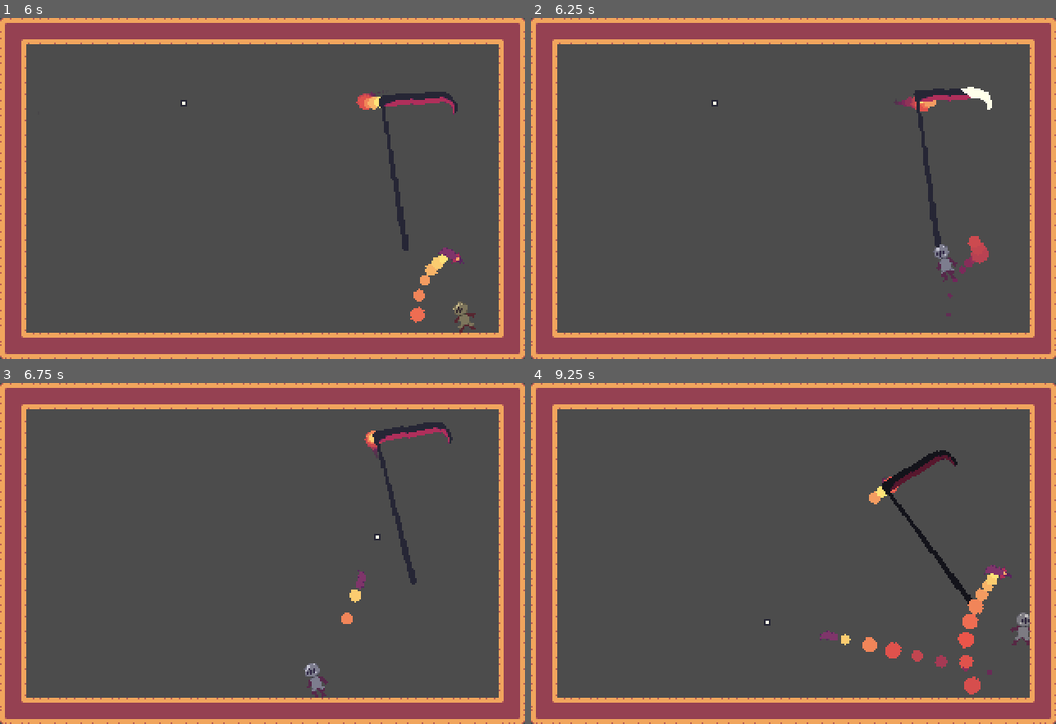
Above: before the commit, frames 1-4 (two rows, left to right).
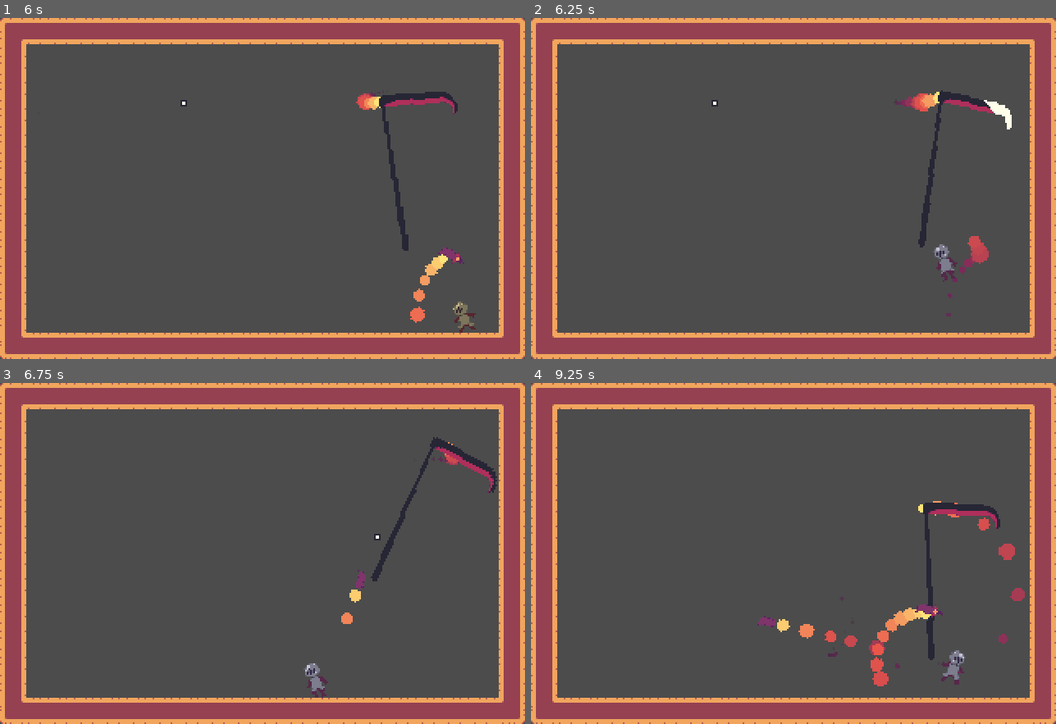
Above: after the commit, the same moments.

Repository: LordOfCheese1/DeathByDeath
Game: Godot game, scene res://Scenes/Testing.tscn
Same seed, same stepped clock (60 frames per second), same inputs: the game is played once before the commit and once after it.
Inputs (mouse positions are in pixels of both pictures, inside the frame that each line leads up to):
- Up to frame 1 (6 s): move the mouse to (378, 171) at 0.52 s; hold Right (ui_right) 0.53-2.03 s; click (378, 171) at 0.6 s; tap Z (jump) at 0.77, 1.52, 3.02, 3.77, 4.52 s; move the mouse to (157, 205) at 1.27 s; click (157, 205) at 1.35 s; move the mouse to (315, 113) at 2.02 s; hold Left (ui_left) 2.03-2.78 s; right-click (315, 113) at 2.1 s; click (315, 113) at 2.3 s; move the mouse to (236, 256) at 2.77 s; hold Right (ui_right) 2.78-4.28 s; click (236, 256) at 2.85 s; move the mouse to (420, 239) at 3.52 s; click (420, 239) at 3.6 s; move the mouse to (105, 137) at 4.27 s; hold Left (ui_left) 4.28-5.03 s; right-click (105, 137) at 4.35 s; click (105, 137) at 4.55 s; move the mouse to (288, 188) at 5.02 s; hold Right (ui_right) 5.03-5.78 s; click (288, 188) at 5.1 s; move the mouse to (183, 103) at 5.77 s; hold Left (ui_left) from 5.78 s (still down); click (183, 103) at 5.85 s
- Up to frame 2 (6.25 s): keep holding Left (ui_left); tap Z (jump) at 6.02 s
- Up to frame 3 (6.75 s): keep holding Left (ui_left); move the mouse to (378, 536) at 6.52 s; right-click (378, 536) at 6.6 s
- Up to frame 4 (9.25 s): tap Z (jump) at 6.77, 7.52, 9.02 s; click (909, 536) at 6.8 s; move the mouse to (688, 570) at 7.27 s; release Left (ui_left) at 7.28 s; hold Right (ui_right) from 7.28 s (still down); click (688, 570) at 7.35 s; move the mouse to (846, 478) at 8.02 s; click (846, 478) at 8.1 s; move the mouse to (767, 621) at 8.77 s; right-click (767, 621) at 8.85 s; click (767, 621) at 9.05 s

Frame 1 is identical in both runs. In frame 2, 1.5% of the frame differs, in the area x 72-92%, y 20-68%; in frame 3, 1.9%; in frame 4, 4.9%, in the area x 43-95%, y 19-92%.

Commit message:
Updated animations because piellow
Can't you just be happy now, Piellow?

Diff:
--- a/Prefabs/Entities/Morscyt/Morscyt.gd
+++ b/Prefabs/Entities/Morscyt/Morscyt.gd
@@ -11,7 +11,7 @@
 
 
 func _ready():
-	$Attackbox.add_to_group("enemy")
+	$Visuals/Scythe/Attackbox.add_to_group("enemy")
 	$Visuals/Scythe/Hitbox.add_to_group("enemy")
 	$Visuals/Scythe/ParticleSpawner.spawn_at = get_parent()
 
@@ -47,9 +47,9 @@
 		regular_moving = false
 		dash.y = ((Values.player.position.y - 80) - position.y) / 80
 		$AnimationPlayer.play("Attack1")
-		yield(get_tree().create_timer(0.6, false), "timeout")
-		dash.y = ((Values.player.position.y - 32) - position.y) / 64
-		yield(get_tree().create_timer(1.21, false), "timeout")
+		yield(get_tree().create_timer(0.7, false), "timeout")
+		dash.y = ((Values.player.position.y - 32) - position.y) / 16
+		yield(get_tree().create_timer(1.81, false), "timeout")
 		is_attacking = false
 		regular_moving = true
 		dash = Vector2(0, 0)
--- a/Prefabs/Entities/Morscyt/Morscyt.tscn
+++ b/Prefabs/Entities/Morscyt/Morscyt.tscn
@@ -41,18 +41,24 @@
 [sub_resource type="RectangleShape2D" id=10]
 extents = Vector2( 21.2538, 3.80705 )
 
+[sub_resource type="RectangleShape2D" id=17]
+extents = Vector2( 21.0105, 3.99435 )
+
+[sub_resource type="RectangleShape2D" id=18]
+extents = Vector2( 48, 1.5 )
+
 [sub_resource type="Animation" id=2]
 resource_name = "Attack1"
-length = 1.8
-tracks/0/type = "value"
-tracks/0/path = NodePath("Visuals/Scythe:rotation_degrees")
-tracks/0/interp = 1
-tracks/0/loop_wrap = true
-tracks/0/imported = false
-tracks/0/enabled = true
-tracks/0/keys = {
-"times": PoolRealArray( 0, 0.6, 0.9, 1.3, 1.5, 1.8 ),
-"transitions": PoolRealArray( 0.3, 0.3, 0.25, 0.3, 0.2, 1 ),
+length = 2.5
+tracks/0/type = "value"
+tracks/0/path = NodePath("Visuals/Scythe:rotation_degrees")
+tracks/0/interp = 1
+tracks/0/loop_wrap = true
+tracks/0/imported = false
+tracks/0/enabled = true
+tracks/0/keys = {
+"times": PoolRealArray( 0, 0.7, 1.1, 1.6, 2.1, 2.5 ),
+"transitions": PoolRealArray( 4, 4, 0.3, 4, 0.4, 4 ),
 "update": 0,
 "values": [ 112.0, 50.0, 300.0, 112.0, 350.0, 112.0 ]
 }
@@ -64,18 +70,18 @@
 tracks/1/enabled = true
 tracks/1/keys = {
 "times": PoolRealArray( 0 ),
-"transitions": PoolRealArray( 1 ),
+"transitions": PoolRealArray( 4 ),
 "update": 0,
 "values": [ Color( 1, 1, 1, 1 ) ]
 }
 tracks/2/type = "value"
-tracks/2/path = NodePath("Attackbox/CollisionShape2D:disabled")
+tracks/2/path = NodePath("Visuals/Scythe/Attackbox/CollisionShape2D:disabled")
 tracks/2/interp = 1
 tracks/2/loop_wrap = true
 tracks/2/imported = false
 tracks/2/enabled = true
 tracks/2/keys = {
-"times": PoolRealArray( 0, 0.7, 0.9, 1, 1.2, 1.4, 1.5, 1.6, 1.7 ),
+"times": PoolRealArray( 0, 1, 1.1, 1.2, 1.4, 1.9, 2.2, 2.3, 2.4 ),
 "transitions": PoolRealArray( 1, 1, 1, 1, 1, 1, 1, 1, 1 ),
 "update": 1,
 "values": [ true, false, true, false, true, false, true, false, true ]
@@ -206,7 +212,7 @@
 "values": [ Color( 1, 1, 1, 1 ), Color( 0, 0, 0, 0 ) ]
 }
 tracks/4/type = "value"
-tracks/4/path = NodePath("Attackbox/CollisionShape2D:disabled")
+tracks/4/path = NodePath("Visuals/Scythe/Attackbox/CollisionShape2D:disabled")
 tracks/4/interp = 1
 tracks/4/loop_wrap = true
 tracks/4/imported = false
@@ -216,6 +222,18 @@
 "transitions": PoolRealArray( 1 ),
 "update": 1,
 "values": [ true ]
+}
+tracks/5/type = "value"
+tracks/5/path = NodePath("Visuals/Scythe:material:shader_param/shine_progress")
+tracks/5/interp = 1
+tracks/5/loop_wrap = true
+tracks/5/imported = false
+tracks/5/enabled = true
+tracks/5/keys = {
+"times": PoolRealArray( 0 ),
+"transitions": PoolRealArray( 1 ),
+"update": 0,
+"values": [ 0.0 ]
 }
 
 [sub_resource type="Animation" id=12]
@@ -277,7 +295,7 @@
 "values": [ -45.0 ]
 }
 tracks/1/type = "value"
-tracks/1/path = NodePath("Attackbox/CollisionShape2D:disabled")
+tracks/1/path = NodePath("Visuals/Scythe/Attackbox/CollisionShape2D:disabled")
 tracks/1/interp = 1
 tracks/1/loop_wrap = true
 tracks/1/imported = false
@@ -329,9 +347,6 @@
 "values": [ 110.0, 360.0 ]
 }
 
-[sub_resource type="CircleShape2D" id=13]
-radius = 41.0122
-
 [node name="Morscyt" type="Node2D"]
 script = ExtResource( 2 )
 
@@ -364,6 +379,25 @@
 
 [node name="BloodSpawner" type="Node2D" parent="Visuals/Scythe"]
 position = Vector2( -20, 52 )
+
+[node name="Attackbox" parent="Visuals/Scythe" instance=ExtResource( 6 )]
+rotation = 0.785398
+ignore = NodePath("../Hitbox")
+damage = 2
+
+[node name="CollisionShape2D" type="CollisionShape2D" parent="Visuals/Scythe/Attackbox"]
+position = Vector2( 25.2741, 50.7259 )
+rotation = -0.785398
+scale = Vector2( 1, 1 )
+shape = SubResource( 17 )
+disabled = true
+
+[node name="CollisionShape2D2" type="CollisionShape2D" parent="Visuals/Scythe/Attackbox"]
+position = Vector2( 7.5, 7.5 )
+rotation = 0.785398
+scale = Vector2( 1, 1 )
+shape = SubResource( 18 )
+disabled = true
 
 [node name="AnimationPlayer" type="AnimationPlayer" parent="."]
 anims/Attack1 = SubResource( 2 )
@@ -377,15 +411,7 @@
 anims/StartAttack3 = SubResource( 6 )
 
 [node name="HealthManager" parent="." instance=ExtResource( 4 )]
-max_health = 44
-
-[node name="Attackbox" parent="." instance=ExtResource( 6 )]
-ignore = NodePath("../Visuals/Scythe/Hitbox")
-damage = 2
-
-[node name="CollisionShape2D" type="CollisionShape2D" parent="Attackbox"]
-shape = SubResource( 13 )
-disabled = true
+max_health = 45
 
 [connection signal="on_hit" from="Visuals/Scythe/Hitbox" to="." method="_on_Hitbox_on_hit"]
 [connection signal="health_depleted" from="HealthManager" to="." method="_on_HealthManager_health_depleted"]
Not shown: 1 places in Prefabs/Entities/Morscyt/Morscyt.tscn that only renumber resources
